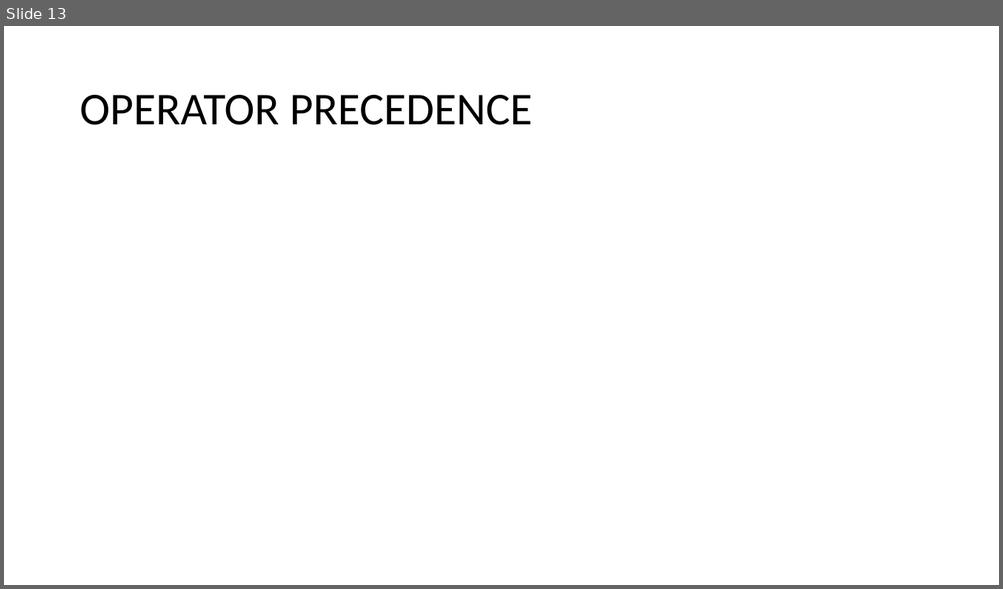
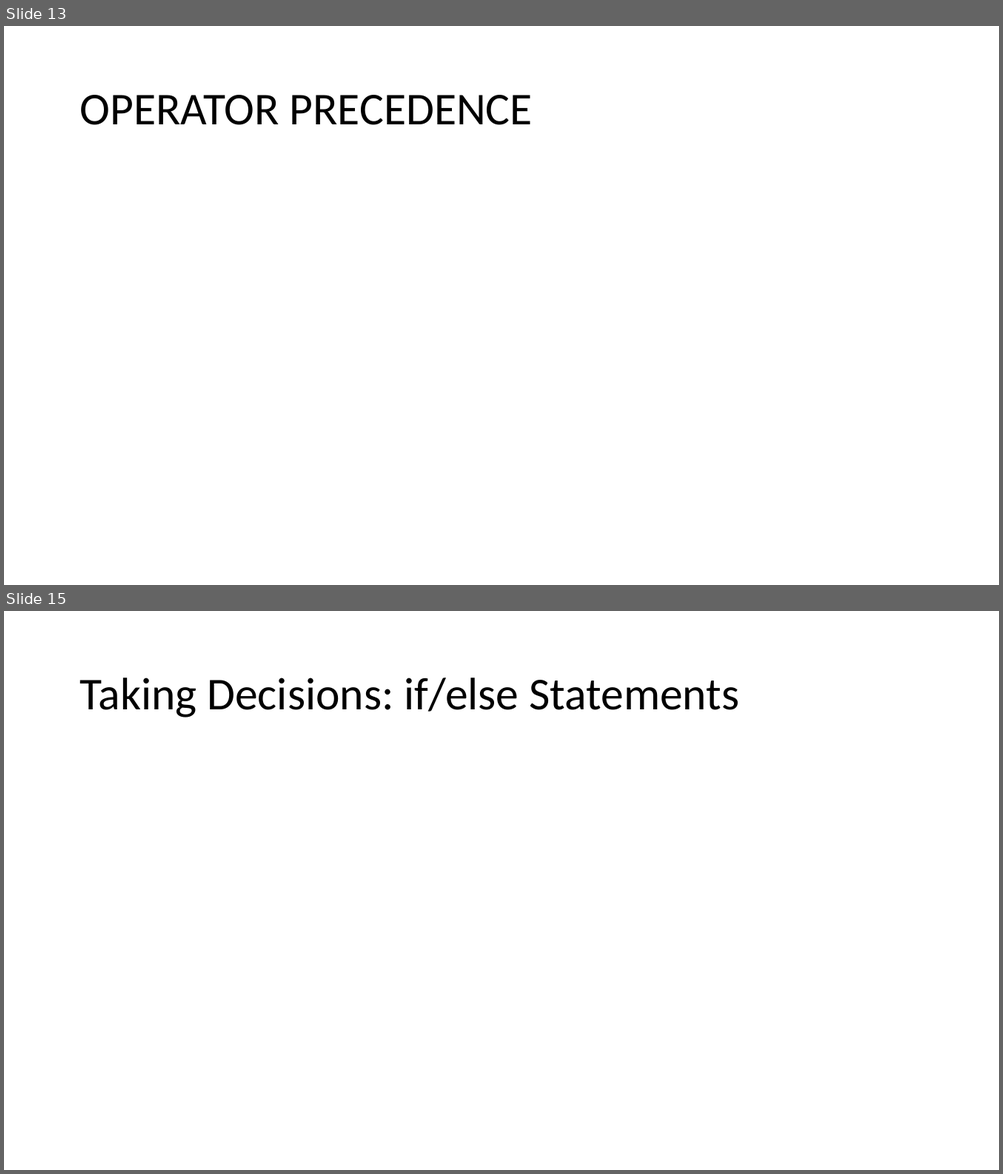
Before and after one commit to PiyushChaturvedii/Batch05, a slide deck: JavaScript.pptx. Shown one above the other, each under a label of ours: slide 13 before the commit, slides 13 and 15 after it; the slides between them are not shown. The pictures are 1003x589 and 1003x1174 pixels, drawn with LibreOffice and Linux fonts; fonts in the diff are those of the drawing. Boxes give left, top, right and bottom in pixels: in the first picture for what was removed or moved away, otherwise in the second. Text is boxed around its words. In the diff, an @@ line names an element or a change of style, - is before the commit and + after.

```diff
--- a/JavaScript.pptx
+++ b/JavaScript.pptx
@@ slide 15 added at [4,611,999,1170], background #FFFFFF @@
@@ title added at [79,678,739,718], 44 pt, text #000000 @@
+Taking Decisions: if/else Statements
```
Also in this commit, not shown: 2 other slides added, 3 other files.
